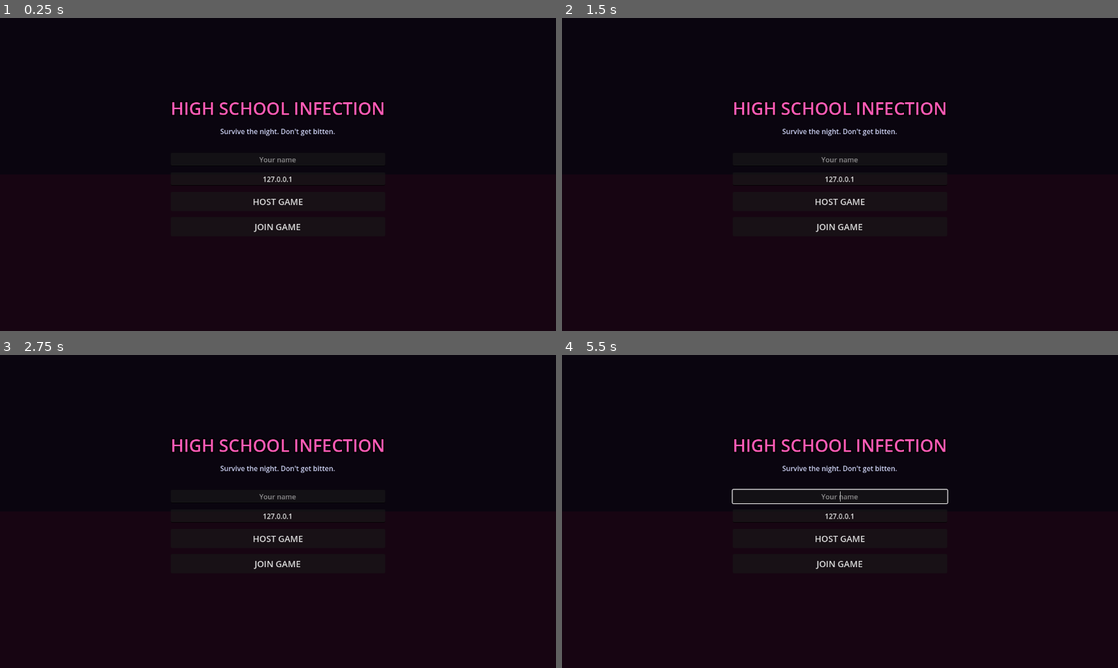
Above: before the commit, frames 1-4 (two rows, left to right).
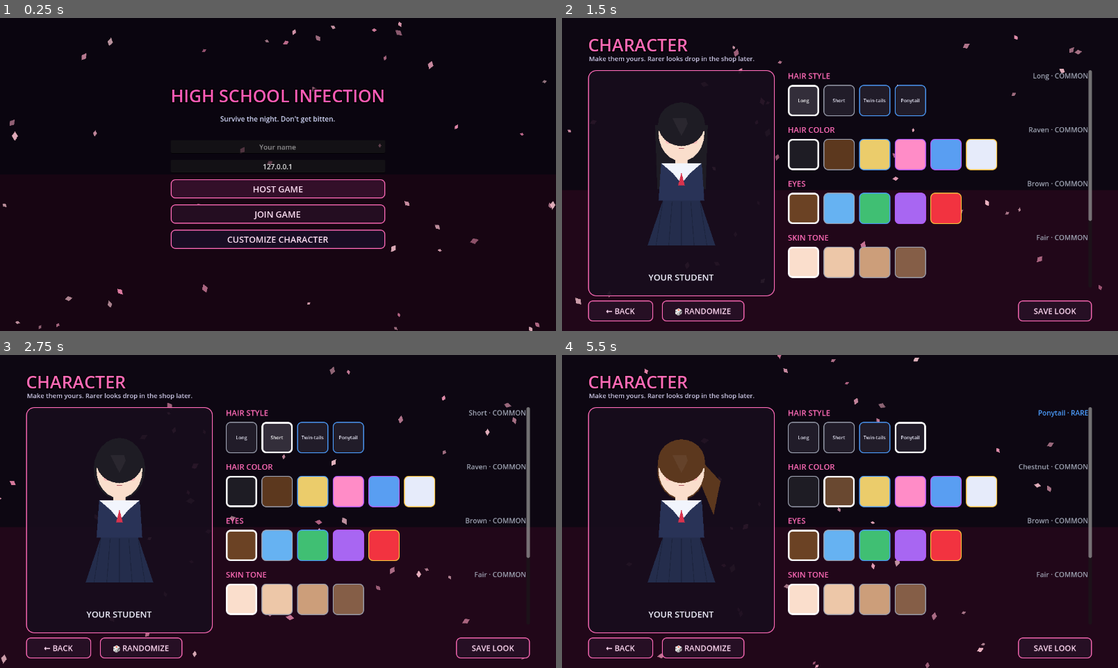
Above: after the commit, the same moments.

Repository: starimpactcontacts-netizen/Highschoolinfection
Game: Godot game, scene res://scenes/main_menu.tscn
Same seed, same stepped clock (60 frames per second), same inputs: the game is played once before the commit and once after it.
Inputs (mouse positions are in pixels of both pictures, inside the frame that each line leads up to):
- Up to frame 1 (0.25 s): no input
- Up to frame 2 (1.5 s): click (840, 240) at 0.5 s, where only the run after the commit has a clickable "CUSTOMIZE CHARACTER"; click (801, 99) at 1.25 s, where only the run after the commit has a clickable "Long"
- Up to frame 3 (2.75 s): click (278, 436) at 2 s, where only the run after the commit has a clickable "Short"
- Up to frame 4 (5.5 s): click (873, 436) at 2.75 s, where only the run after the commit has a clickable "Twin-tails"; click (912, 436) at 3.5 s, where only the run after the commit has a clickable "Ponytail"; click (801, 492) at 4.27 s; click (840, 492) at 5.02 s

The runs differ from the first frame. In frame 1, 6.0% of the frame differs, in the area x 0-100%, y 1-100%; in frame 2, 17%; in frame 3, 17%; in frame 4, 18%, in the area x 4-96%, y 0-100%.

Commit message:
Add Yandere-style main menu + character customization UI
Proof that we can build the full Yandere Simulator UI look in Godot:

- Procedural falling sakura petals overlay (scripts/petals.gd), reused on the
  menu and customization screens. No textures — pure code.
- Pink/magenta styled title menu with a new CUSTOMIZE CHARACTER entry.
- Full character customization screen (scenes/customization.tscn):
  * Live preview doll drawn entirely in code (scripts/char_preview.gd) that
    recolors and reshapes instantly as cosmetics change.
  * Categories: hair style, hair color, eyes, skin, uniform, accessory.
  * Rarity-bordered swatches (Common/Rare/Epic/Legendary) — the data model
    the cosmetics shop and monetization will build on.
  * Randomize + save, scrollable catalog, per-category selection readout.
- Cosmetics autoload (scripts/cosmetics.gd) holds the catalog + current look,
  persisting across screens so it can later drive the in-game character.

Co-Authored-By: Claude Haiku 4.5 <noreply@anthropic.com>
Claude-Session: https://claude.ai/code/session_01J1htevseaP2AvAZpcAnZSx

Diff:
--- a/project.godot
+++ b/project.godot
@@ -15,6 +15,7 @@
 
 Net="*res://scripts/net.gd"
 SFX="*res://scripts/audio.gd"
+Cosmetics="*res://scripts/cosmetics.gd"
 
 [display]
 
--- /dev/null
+++ b/scenes/customization.tscn
@@ -0,0 +1,10 @@
+[gd_scene load_steps=2 format=3 uid="uid://bhscustom0001"]
+
+[ext_resource type="Script" path="res://scripts/customization.gd" id="1"]
+
+[node name="Customization" type="Control"]
+layout_mode = 3
+anchors_preset = 15
+anchor_right = 1.0
+anchor_bottom = 1.0
+script = ExtResource("1")
--- a/scenes/main_menu.tscn
+++ b/scenes/main_menu.tscn
@@ -77,6 +77,12 @@
 theme_override_font_sizes/font_size = 20
 text = "JOIN GAME"
 
+[node name="CustomizeButton" type="Button" parent="Center/Box"]
+layout_mode = 2
+custom_minimum_size = Vector2(0, 44)
+theme_override_font_sizes/font_size = 20
+text = "CUSTOMIZE CHARACTER"
+
 [node name="Info" type="Label" parent="Center/Box"]
 layout_mode = 2
 theme_override_colors/font_color = Color(1, 0.55, 0.8, 1)
--- /dev/null
+++ b/scripts/char_preview.gd
@@ -0,0 +1,195 @@
+extends Control
+class_name CharPreview
+## Draws a stylized anime schoolgirl entirely from code (no art assets), tinted
+## and reshaped live from the current Cosmetics selection. This is the preview
+## doll on the customization screen — call refresh() after any selection change.
+## Proves we can drive a rich, data-bound character view purely from UI state.
+
+func refresh() -> void:
+	queue_redraw()
+
+func _draw() -> void:
+	var w := size.x
+	var h := size.y
+	var cx := w * 0.5
+
+	var skin := Cosmetics.get_color("skin")
+	var hair := Cosmetics.get_color("hair_color")
+	var eyes := Cosmetics.get_color("eyes")
+	var uniform := Cosmetics.get_color("uniform")
+	var style := Cosmetics.get_style()
+	var acc := Cosmetics.get_accessory()
+	var collar := Color(0.95, 0.96, 0.99)
+
+	# Vertical anchors scaled to the box.
+	var head_cy := h * 0.30
+	var head_r := h * 0.15
+	var head_rx := head_r * 0.82
+
+	# ---- Back hair (behind everything) ----
+	_draw_back_hair(cx, head_cy, head_rx, head_r, h, style, hair)
+
+	# ---- Skirt ----
+	var skirt_top := h * 0.66
+	var skirt_bot := h * 0.90
+	var skirt := PackedVector2Array([
+		Vector2(cx - w * 0.11, skirt_top),
+		Vector2(cx + w * 0.11, skirt_top),
+		Vector2(cx + w * 0.20, skirt_bot),
+		Vector2(cx - w * 0.20, skirt_bot),
+	])
+	draw_colored_polygon(skirt, uniform.darkened(0.12))
+	# Skirt pleats
+	for i in range(-2, 3):
+		var fx := cx + i * w * 0.055
+		draw_line(Vector2(fx, skirt_top + 2), Vector2(fx + i * w * 0.02, skirt_bot),
+			uniform.darkened(0.3), 1.5)
+
+	# ---- Torso / sailor uniform ----
+	var torso_top := h * 0.46
+	var torso := PackedVector2Array([
+		Vector2(cx - w * 0.12, torso_top),
+		Vector2(cx + w * 0.12, torso_top),
+		Vector2(cx + w * 0.135, skirt_top),
+		Vector2(cx - w * 0.135, skirt_top),
+	])
+	draw_colored_polygon(torso, uniform)
+
+	# ---- Neck ----
+	draw_rect(Rect2(cx - w * 0.035, head_cy + head_r * 0.72, w * 0.07, h * 0.06), skin)
+
+	# ---- Sailor collar ----
+	var collar_pts := PackedVector2Array([
+		Vector2(cx - w * 0.12, torso_top),
+		Vector2(cx + w * 0.12, torso_top),
+		Vector2(cx + w * 0.05, torso_top + h * 0.055),
+		Vector2(cx, torso_top + h * 0.11),
+		Vector2(cx - w * 0.05, torso_top + h * 0.055),
+	])
+	draw_colored_polygon(collar_pts, collar)
+	# Neckerchief
+	draw_colored_polygon(PackedVector2Array([
+		Vector2(cx, torso_top + h * 0.05),
+		Vector2(cx - w * 0.02, torso_top + h * 0.12),
+		Vector2(cx + w * 0.02, torso_top + h * 0.12),
+	]), Color(0.85, 0.20, 0.30))
+
+	# ---- Head ----
+	_draw_ellipse(Vector2(cx, head_cy), head_rx, head_r, skin)
+	# Cheek blush
+	draw_circle(Vector2(cx - head_rx * 0.55, head_cy + head_r * 0.25), head_r * 0.13,
+		Color(1.0, 0.6, 0.65, 0.5))
+	draw_circle(Vector2(cx + head_rx * 0.55, head_cy + head_r * 0.25), head_r * 0.13,
+		Color(1.0, 0.6, 0.65, 0.5))
+
+	# ---- Eyes ----
+	var eye_dy := head_cy + head_r * 0.05
+	var eye_dx := head_rx * 0.45
+	for s in [-1.0, 1.0]:
+		var ec := Vector2(cx + s * eye_dx, eye_dy)
+		_draw_ellipse(ec, head_rx * 0.22, head_r * 0.28, Color(0.99, 0.99, 1.0))
+		_draw_ellipse(ec, head_rx * 0.18, head_r * 0.24, eyes)          # iris
+		draw_circle(ec, head_rx * 0.09, Color(0.08, 0.05, 0.08))        # pupil
+		draw_circle(ec + Vector2(-head_rx * 0.05, -head_r * 0.08),
+			head_rx * 0.05, Color(1, 1, 1, 0.9))                        # highlight
+	# Mouth
+	draw_line(Vector2(cx - head_rx * 0.12, head_cy + head_r * 0.55),
+		Vector2(cx + head_rx * 0.12, head_cy + head_r * 0.55),
+		Color(0.7, 0.35, 0.4), 2.0)
+
+	# ---- Front bangs ----
+	_draw_bangs(cx, head_cy, head_rx, head_r, hair)
+
+	# ---- Accessory ----
+	_draw_accessory(cx, head_cy, head_rx, head_r, eye_dx, eye_dy, acc)
+
+func _draw_back_hair(cx: float, head_cy: float, head_rx: float, head_r: float,
+		h: float, style: String, hair: Color) -> void:
+	match style:
+		"long":
+			draw_colored_polygon(PackedVector2Array([
+				Vector2(cx - head_rx * 1.15, head_cy - head_r * 0.3),
+				Vector2(cx + head_rx * 1.15, head_cy - head_r * 0.3),
+				Vector2(cx + head_rx * 1.05, head_cy + h * 0.30),
+				Vector2(cx - head_rx * 1.05, head_cy + h * 0.30),
+			]), hair)
+		"short":
+			_draw_ellipse(Vector2(cx, head_cy - head_r * 0.05),
+				head_rx * 1.12, head_r * 1.1, hair)
+		"twin":
+			_draw_ellipse(Vector2(cx, head_cy), head_rx * 1.05, head_r * 1.05, hair)
+			for s in [-1.0, 1.0]:
+				draw_colored_polygon(PackedVector2Array([
+					Vector2(cx + s * head_rx * 0.9, head_cy - head_r * 0.2),
+					Vector2(cx + s * head_rx * 1.6, head_cy + head_r * 0.1),
+					Vector2(cx + s * head_rx * 1.4, head_cy + h * 0.26),
+					Vector2(cx + s * head_rx * 0.85, head_cy + h * 0.24),
+				]), hair)
+		"pony":
+			_draw_ellipse(Vector2(cx, head_cy), head_rx * 1.05, head_r * 1.05, hair)
+			draw_colored_polygon(PackedVector2Array([
+				Vector2(cx + head_rx * 0.8, head_cy - head_r * 0.4),
+				Vector2(cx + head_rx * 1.7, head_cy + head_r * 0.4),
+				Vector2(cx + head_rx * 1.4, head_cy + h * 0.24),
+				Vector2(cx + head_rx * 0.7, head_cy + head_r * 0.2),
+			]), hair)
+
+func _draw_bangs(cx: float, head_cy: float, head_rx: float, head_r: float,
+		hair: Color) -> void:
+	# Crown cap
+	_draw_ellipse(Vector2(cx, head_cy - head_r * 0.32), head_rx * 1.02,
+		head_r * 0.78, hair)
+	# Three spiky bang tufts framing the forehead
+	draw_colored_polygon(PackedVector2Array([
+		Vector2(cx - head_rx * 0.95, head_cy - head_r * 0.5),
+		Vector2(cx - head_rx * 0.2, head_cy - head_r * 0.55),
+		Vector2(cx - head_rx * 0.45, head_cy + head_r * 0.15),
+	]), hair)
+	draw_colored_polygon(PackedVector2Array([
+		Vector2(cx - head_rx * 0.4, head_cy - head_r * 0.55),
+		Vector2(cx + head_rx * 0.4, head_cy - head_r * 0.55),
+		Vector2(cx, head_cy + head_r * 0.1),
+	]), hair.lightened(0.05))
+	draw_colored_polygon(PackedVector2Array([
+		Vector2(cx + head_rx * 0.95, head_cy - head_r * 0.5),
+		Vector2(cx + head_rx * 0.2, head_cy - head_r * 0.55),
+		Vector2(cx + head_rx * 0.45, head_cy + head_r * 0.15),
+	]), hair)
+
+func _draw_accessory(cx: float, head_cy: float, head_rx: float, head_r: float,
+		eye_dx: float, eye_dy: float, acc: String) -> void:
+	match acc:
+		"bow":
+			var by := head_cy - head_r * 0.78
+			var bx := cx + head_rx * 0.55
+			var bow := Color(0.90, 0.25, 0.45)
+			draw_colored_polygon(PackedVector2Array([
+				Vector2(bx, by), Vector2(bx - head_rx * 0.4, by - head_r * 0.2),
+				Vector2(bx - head_rx * 0.4, by + head_r * 0.2)]), bow)
+			draw_colored_polygon(PackedVector2Array([
+				Vector2(bx, by), Vector2(bx + head_rx * 0.4, by - head_r * 0.2),
+				Vector2(bx + head_rx * 0.4, by + head_r * 0.2)]), bow)
+			draw_circle(Vector2(bx, by), head_rx * 0.1, bow.darkened(0.2))
+		"glasses":
+			for s in [-1.0, 1.0]:
+				var ec := Vector2(cx + s * eye_dx, eye_dy)
+				draw_arc(ec, head_rx * 0.3, 0, TAU, 20, Color(0.15, 0.15, 0.18), 2.5)
+			draw_line(Vector2(cx - eye_dx + head_rx * 0.28, eye_dy),
+				Vector2(cx + eye_dx - head_rx * 0.28, eye_dy),
+				Color(0.15, 0.15, 0.18), 2.5)
+		"headphones":
+			draw_arc(Vector2(cx, head_cy - head_r * 0.15), head_rx * 1.15,
+				PI * 0.85, PI * 0.15, 24, Color(0.12, 0.12, 0.15), 6.0)
+			for s in [-1.0, 1.0]:
+				draw_circle(Vector2(cx + s * head_rx * 1.1, head_cy + head_r * 0.1),
+					head_rx * 0.22, Color(0.85, 0.2, 0.4))
+		"mask":
+			draw_rect(Rect2(cx - head_rx * 0.6, head_cy + head_r * 0.35,
+				head_rx * 1.2, head_r * 0.55), Color(0.90, 0.92, 0.96))
+
+func _draw_ellipse(center: Vector2, rx: float, ry: float, color: Color) -> void:
+	var pts := PackedVector2Array()
+	for i in range(24):
+		var a := TAU * float(i) / 24.0
+		pts.append(center + Vector2(cos(a) * rx, sin(a) * ry))
+	draw_colored_polygon(pts, color)
--- /dev/null
+++ b/scripts/cosmetics.gd
@@ -0,0 +1,98 @@
+extends Node
+## Global cosmetics catalog + the local player's current look.
+## Autoloaded as "Cosmetics". This is the backbone for character customization
+## and, later, the cosmetics shop / monetization: every item carries a rarity
+## and (eventually) a price. The customization screen reads/writes `selection`,
+## and the in-game player will tint its mesh from get_color() calls.
+
+# Rarity → accent color (Fortnite-style tiers for the shop).
+const RARITY := {
+	"Common":    Color(0.62, 0.64, 0.70),
+	"Rare":      Color(0.30, 0.62, 1.00),
+	"Epic":      Color(0.72, 0.36, 1.00),
+	"Legendary": Color(1.00, 0.78, 0.24),
+}
+
+# Each category holds a list of items. Items carry a display name, a rarity,
+# and a payload the preview understands (a color, or a style/shape id).
+var catalog := {
+	"hair_style": [
+		{"name": "Long",      "rarity": "Common",    "style": "long"},
+		{"name": "Short",     "rarity": "Common",    "style": "short"},
+		{"name": "Twin-tails","rarity": "Rare",      "style": "twin"},
+		{"name": "Ponytail",  "rarity": "Rare",      "style": "pony"},
+	],
+	"hair_color": [
+		{"name": "Raven",     "rarity": "Common",    "color": Color(0.12, 0.11, 0.14)},
+		{"name": "Chestnut",  "rarity": "Common",    "color": Color(0.36, 0.22, 0.12)},
+		{"name": "Blonde",    "rarity": "Rare",      "color": Color(0.92, 0.80, 0.42)},
+		{"name": "Sakura",    "rarity": "Epic",      "color": Color(1.00, 0.55, 0.78)},
+		{"name": "Ocean",     "rarity": "Epic",      "color": Color(0.35, 0.62, 0.95)},
+		{"name": "Ghost",     "rarity": "Legendary", "color": Color(0.90, 0.92, 0.98)},
+	],
+	"eyes": [
+		{"name": "Brown",     "rarity": "Common",    "color": Color(0.42, 0.26, 0.14)},
+		{"name": "Sky",       "rarity": "Common",    "color": Color(0.40, 0.70, 0.95)},
+		{"name": "Emerald",   "rarity": "Rare",      "color": Color(0.25, 0.75, 0.45)},
+		{"name": "Amethyst",  "rarity": "Epic",      "color": Color(0.66, 0.40, 0.95)},
+		{"name": "Yandere",   "rarity": "Legendary", "color": Color(0.95, 0.20, 0.25)},
+	],
+	"skin": [
+		{"name": "Fair",      "rarity": "Common",    "color": Color(0.98, 0.87, 0.80)},
+		{"name": "Warm",      "rarity": "Common",    "color": Color(0.93, 0.78, 0.66)},
+		{"name": "Tan",       "rarity": "Common",    "color": Color(0.80, 0.62, 0.48)},
+		{"name": "Deep",      "rarity": "Common",    "color": Color(0.52, 0.37, 0.28)},
+	],
+	"uniform": [
+		{"name": "Navy",      "rarity": "Common",    "color": Color(0.16, 0.20, 0.34)},
+		{"name": "Noir",      "rarity": "Common",    "color": Color(0.10, 0.10, 0.12)},
+		{"name": "Crimson",   "rarity": "Rare",      "color": Color(0.55, 0.12, 0.16)},
+		{"name": "Mint",      "rarity": "Epic",      "color": Color(0.40, 0.70, 0.58)},
+		{"name": "Royal",     "rarity": "Legendary", "color": Color(0.35, 0.20, 0.62)},
+	],
+	"accessory": [
+		{"name": "None",      "rarity": "Common",    "acc": "none"},
+		{"name": "Ribbon",    "rarity": "Rare",      "acc": "bow"},
+		{"name": "Glasses",   "rarity": "Rare",      "acc": "glasses"},
+		{"name": "Headset",   "rarity": "Epic",      "acc": "headphones"},
+		{"name": "Mask",      "rarity": "Legendary", "acc": "mask"},
+	],
+}
+
+# Ordered list of categories as the UI should present them.
+const CATEGORY_ORDER := ["hair_style", "hair_color", "eyes", "skin", "uniform", "accessory"]
+const CATEGORY_LABEL := {
+	"hair_style": "HAIR STYLE",
+	"hair_color": "HAIR COLOR",
+	"eyes":       "EYES",
+	"skin":       "SKIN TONE",
+	"uniform":    "UNIFORM",
+	"accessory":  "ACCESSORY",
+}
+
+# Currently selected index per category.
+var selection := {
+	"hair_style": 0,
+	"hair_color": 0,
+	"eyes":       0,
+	"skin":       0,
+	"uniform":    0,
+	"accessory":  0,
+}
+
+func item(category: String) -> Dictionary:
+	var list: Array = catalog[category]
+	var idx: int = clampi(selection.get(category, 0), 0, list.size() - 1)
+	return list[idx]
+
+func get_color(category: String) -> Color:
+	return item(category).get("color", Color.WHITE)
+
+func get_style() -> String:
+	return item("hair_style").get("style", "long")
+
+func get_accessory() -> String:
+	return item("accessory").get("acc", "none")
+
+func rarity_color(rarity: String) -> Color:
+	return RARITY.get(rarity, Color.GRAY)
--- /dev/null
+++ b/scripts/customization.gd
@@ -0,0 +1,220 @@
+extends Control
+## Character customization screen — the UI proof.
+## Left: a live preview doll driven by the Cosmetics selection.
+## Right: one section per category, each a row of rarity-bordered swatches.
+## Everything is built in code so it renders identically no matter the editor.
+
+const PINK := Color(1.0, 0.42, 0.72)
+const PANEL_BG := Color(0.09, 0.05, 0.11, 0.92)
+
+var _preview: CharPreview
+var _swatches := {}       # category -> Array[Button]
+var _readouts := {}       # category -> Label (selected item name)
+
+func _ready() -> void:
+	Input.mouse_mode = Input.MOUSE_MODE_VISIBLE
+	set_anchors_preset(Control.PRESET_FULL_RECT)
+	_build_background()
+	add_child(preload("res://scripts/petals.gd").new())
+	_build_title()
+	_build_preview_panel()
+	_build_catalog_panel()
+	_build_bottom_bar()
+
+# ---------- background ----------
+
+func _build_background() -> void:
+	var bg := ColorRect.new()
+	bg.set_anchors_preset(Control.PRESET_FULL_RECT)
+	bg.color = Color(0.05, 0.03, 0.07)
+	bg.mouse_filter = Control.MOUSE_FILTER_IGNORE
+	add_child(bg)
+	var glow := ColorRect.new()
+	glow.set_anchors_preset(Control.PRESET_FULL_RECT)
+	glow.anchor_top = 0.55
+	glow.color = Color(0.13, 0.03, 0.10)
+	glow.mouse_filter = Control.MOUSE_FILTER_IGNORE
+	add_child(glow)
+
+func _build_title() -> void:
+	var t := Label.new()
+	t.text = "CHARACTER"
+	t.add_theme_font_size_override("font_size", 40)
+	t.add_theme_color_override("font_color", PINK)
+	t.add_theme_color_override("font_outline_color", Color.BLACK)
+	t.add_theme_constant_override("outline_size", 8)
+	t.position = Vector2(60, 34)
+	add_child(t)
+	var sub := Label.new()
+	sub.text = "Make them yours. Rarer looks drop in the shop later."
+	sub.add_theme_font_size_override("font_size", 15)
+	sub.add_theme_color_override("font_color", Color(0.82, 0.8, 0.92))
+	sub.position = Vector2(62, 82)
+	add_child(sub)
+
+# ---------- left: live preview doll ----------
+
+func _build_preview_panel() -> void:
+	var panel := Panel.new()
+	panel.position = Vector2(60, 120)
+	panel.size = Vector2(430, 520)
+	panel.add_theme_stylebox_override("panel", _panel_style(PANEL_BG, PINK, 2, 18))
+	add_child(panel)
+
+	_preview = CharPreview.new()
+	_preview.position = Vector2(20, 16)
+	_preview.size = Vector2(390, 430)
+	_preview.mouse_filter = Control.MOUSE_FILTER_IGNORE
+	panel.add_child(_preview)
+
+	# Little floor shadow under the doll.
+	var name_lbl := Label.new()
+	name_lbl.text = "YOUR STUDENT"
+	name_lbl.add_theme_font_size_override("font_size", 20)
+	name_lbl.add_theme_color_override("font_color", Color(0.95, 0.95, 1.0))
+	name_lbl.horizontal_alignment = HORIZONTAL_ALIGNMENT_CENTER
+	name_lbl.position = Vector2(20, 462)
+	name_lbl.size = Vector2(390, 26)
+	panel.add_child(name_lbl)
+
+# ---------- right: scrollable catalog ----------
+
+func _build_catalog_panel() -> void:
+	var scroll := ScrollContainer.new()
+	scroll.position = Vector2(520, 120)
+	scroll.size = Vector2(700, 500)
+	scroll.horizontal_scroll_mode = ScrollContainer.SCROLL_MODE_DISABLED
+	add_child(scroll)
+
+	var col := VBoxContainer.new()
+	col.size_flags_horizontal = Control.SIZE_EXPAND_FILL
+	col.custom_minimum_size = Vector2(684, 0)
+	col.add_theme_constant_override("separation", 18)
+	scroll.add_child(col)
+
+	for category in Cosmetics.CATEGORY_ORDER:
+		col.add_child(_build_category_section(category))
+
+func _build_category_section(category: String) -> Control:
+	var section := VBoxContainer.new()
+	section.add_theme_constant_override("separation", 8)
+
+	# Header: CATEGORY  ............  Selected Item (rarity-colored)
+	var header := HBoxContainer.new()
+	var label := Label.new()
+	label.text = Cosmetics.CATEGORY_LABEL[category]
+	label.add_theme_font_size_override("font_size", 18)
+	label.add_theme_color_override("font_color", PINK)
+	header.add_child(label)
+	var spacer := Control.new()
+	spacer.size_flags_horizontal = Control.SIZE_EXPAND_FILL
+	header.add_child(spacer)
+	var readout := Label.new()
+	readout.add_theme_font_size_override("font_size", 16)
+	header.add_child(readout)
+	_readouts[category] = readout
+	section.add_child(header)
+
+	# Swatch row (wraps).
+	var flow := HFlowContainer.new()
+	flow.add_theme_constant_override("h_separation", 10)
+	flow.add_theme_constant_override("v_separation", 10)
+	var buttons: Array[Button] = []
+	var items: Array = Cosmetics.catalog[category]
+	for i in range(items.size()):
+		var b := _make_swatch(category, i, items[i])
+		buttons.append(b)
+		flow.add_child(b)
+	_swatches[category] = buttons
+	section.add_child(flow)
+
+	_refresh_category(category)
+	return section
+
+func _make_swatch(category: String, index: int, item: Dictionary) -> Button:
+	var b := Button.new()
+	b.custom_minimum_size = Vector2(72, 72)
+	b.tooltip_text = "%s — %s" % [item["name"], item["rarity"]]
+	b.focus_mode = Control.FOCUS_NONE
+	# Color items show the color; style/accessory items show their name.
+	if not item.has("color"):
+		b.text = item["name"]
+		b.add_theme_font_size_override("font_size", 11)
+	b.pressed.connect(_on_swatch_pressed.bind(category, index))
+	return b
+
+# ---------- selection ----------
+
+func _on_swatch_pressed(category: String, index: int) -> void:
+	Cosmetics.selection[category] = index
+	_refresh_category(category)
+	_preview.refresh()
+
+func _refresh_category(category: String) -> void:
+	var items: Array = Cosmetics.catalog[category]
+	var sel: int = Cosmetics.selection[category]
+	var buttons: Array = _swatches[category]
+	for i in range(buttons.size()):
+		_style_swatch(buttons[i], items[i], i == sel)
+	var item: Dictionary = items[sel]
+	var r := Cosmetics.rarity_color(item["rarity"])
+	var out: Label = _readouts[category]
+	out.text = "%s · %s" % [item["name"], item["rarity"].to_upper()]
+	out.add_theme_color_override("font_color", r)
+
+func _style_swatch(b: Button, item: Dictionary, selected: bool) -> void:
+	var rarity := Cosmetics.rarity_color(item["rarity"])
+	var bg: Color = item.get("color", Color(0.13, 0.11, 0.16))
+	var border := rarity if not selected else Color(1, 1, 1)
+	var width := 4 if selected else 2
+	for state in ["normal", "hover", "pressed", "focus"]:
+		var use_bg := bg.lightened(0.08) if state == "hover" else bg
+		b.add_theme_stylebox_override(state, _panel_style(use_bg, border, width, 10))
+	# Text color for name-based swatches: readable over dark bg.
+	if not item.has("color"):
+		b.add_theme_color_override("font_color", Color(0.92, 0.92, 0.98))
+		b.add_theme_color_override("font_hover_color", Color(1, 1, 1))
+		b.add_theme_color_override("font_pressed_color", Color(1, 1, 1))
+
+# ---------- bottom bar ----------
+
+func _build_bottom_bar() -> void:
+	var back := _make_button("← BACK", Vector2(60, 650), Vector2(150, 48))
+	back.pressed.connect(func(): get_tree().change_scene_to_file("res://scenes/main_menu.tscn"))
+	add_child(back)
+
+	var rand := _make_button("🎲 RANDOMIZE", Vector2(230, 650), Vector2(190, 48))
+	rand.pressed.connect(_on_randomize)
+	add_child(rand)
+
+	var done := _make_button("SAVE LOOK", Vector2(1050, 650), Vector2(170, 48))
+	done.pressed.connect(func(): get_tree().change_scene_to_file("res://scenes/main_menu.tscn"))
+	add_child(done)
+
+func _on_randomize() -> void:
+	for category in Cosmetics.CATEGORY_ORDER:
+		var n: int = Cosmetics.catalog[category].size()
+		Cosmetics.selection[category] = randi() % n
+		_refresh_category(category)
+	_preview.refresh()
+
+func _make_button(text: String, pos: Vector2, sz: Vector2) -> Button:
+	var b := Button.new()
+	b.text = text
+	b.position = pos
+	b.size = sz
+	b.add_theme_font_size_override("font_size", 18)
+	b.add_theme_stylebox_override("normal", _panel_style(Color(0.15, 0.06, 0.14), PINK, 2, 10))
+	b.add_theme_stylebox_override("hover", _panel_style(Color(0.28, 0.09, 0.22), PINK, 2, 10))
+	b.add_theme_stylebox_override("pressed", _panel_style(Color(0.10, 0.04, 0.10), PINK, 2, 10))
+	b.add_theme_color_override("font_color", Color(1, 0.85, 0.95))
+	return b
+
+func _panel_style(bg: Color, border: Color, width: int, radius: int) -> StyleBoxFlat:
+	var sb := StyleBoxFlat.new()
+	sb.bg_color = bg
+	sb.set_border_width_all(width)
+	sb.border_color = border
+	sb.set_corner_radius_all(radius)
+	sb.set_content_margin_all(6)
+	return sb
--- a/scripts/main_menu.gd
+++ b/scripts/main_menu.gd
@@ -1,18 +1,32 @@
 extends Control
-## Title screen: host or join a game.
+## Title screen: host, join, or customize your character.
+
+const PINK := Color(1.0, 0.42, 0.72)
 
 @onready var name_edit: LineEdit = $Center/Box/NameEdit
 @onready var ip_edit: LineEdit = $Center/Box/IpEdit
 @onready var host_button: Button = $Center/Box/HostButton
 @onready var join_button: Button = $Center/Box/JoinButton
+@onready var customize_button: Button = $Center/Box/CustomizeButton
 @onready var info: Label = $Center/Box/Info
 
 func _ready() -> void:
 	Input.mouse_mode = Input.MOUSE_MODE_VISIBLE
 	# In case we came back from a match, drop any old connection.
 	Net.leave()
+
+	# Falling sakura petals, tucked behind the menu box.
+	var petals := preload("res://scripts/petals.gd").new()
+	add_child(petals)
+	move_child(petals, 2)
+
 	host_button.pressed.connect(_on_host)
 	join_button.pressed.connect(_on_join)
+	customize_button.pressed.connect(_on_customize)
+
+	_style_button(host_button, Color(0.20, 0.06, 0.16))
+	_style_button(join_button, Color(0.14, 0.05, 0.13))
+	_style_button(customize_button, Color(0.10, 0.05, 0.14))
 
 func _on_host() -> void:
 	Net.my_name = _name_or_default("Host")
@@ -26,6 +40,9 @@
 	if not Net.join_game(_ip()):
 		info.text = "Could not start connection."
 
+func _on_customize() -> void:
+	get_tree().change_scene_to_file("res://scenes/customization.tscn")
+
 func _name_or_default(fallback: String) -> String:
 	var n := name_edit.text.strip_edges()
 	return n if n != "" else fallback
@@ -33,3 +50,18 @@
 func _ip() -> String:
 	var v := ip_edit.text.strip_edges()
 	return v if v != "" else "127.0.0.1"
+
+func _style_button(b: Button, bg: Color) -> void:
+	b.add_theme_color_override("font_color", Color(1, 0.88, 0.96))
+	b.add_theme_stylebox_override("normal", _sb(bg, PINK, 2))
+	b.add_theme_stylebox_override("hover", _sb(bg.lightened(0.12), PINK, 2))
+	b.add_theme_stylebox_override("pressed", _sb(bg.darkened(0.2), PINK, 2))
+
+func _sb(bg: Color, border: Color, width: int) -> StyleBoxFlat:
+	var sb := StyleBoxFlat.new()
+	sb.bg_color = bg
+	sb.set_border_width_all(width)
+	sb.border_color = border
+	sb.set_corner_radius_all(10)
+	sb.set_content_margin_all(8)
+	return sb
--- /dev/null
+++ b/scripts/petals.gd
@@ -0,0 +1,65 @@
+extends Control
+## Falling sakura petals — the signature Yandere Simulator title ambiance.
+## Fully procedural (no textures). Drop this Control over any screen; it ignores
+## mouse input so buttons underneath still work.
+
+const COUNT := 46
+
+class Petal:
+	var pos: Vector2
+	var vel: Vector2
+	var size: float
+	var spin: float
+	var angle: float
+	var tint: Color
+
+var _petals: Array[Petal] = []
+var _rng := RandomNumberGenerator.new()
+
+func _ready() -> void:
+	mouse_filter = Control.MOUSE_FILTER_IGNORE
+	_rng.randomize()
+	set_anchors_preset(Control.PRESET_FULL_RECT)
+	for i in range(COUNT):
+		_petals.append(_new_petal(true))
+
+func _new_petal(anywhere: bool) -> Petal:
+	var vp := get_viewport_rect().size
+	var p := Petal.new()
+	p.pos = Vector2(_rng.randf() * vp.x, (_rng.randf() * vp.y) if anywhere else -20.0)
+	p.vel = Vector2(_rng.randf_range(-22, -6), _rng.randf_range(28, 70))
+	p.size = _rng.randf_range(5.0, 12.0)
+	p.spin = _rng.randf_range(-2.2, 2.2)
+	p.angle = _rng.randf() * TAU
+	var shade := _rng.randf()
+	p.tint = Color(1.0, 0.55 + shade * 0.25, 0.72 + shade * 0.12, _rng.randf_range(0.5, 0.9))
+	return p
+
+func _process(delta: float) -> void:
+	var vp := get_viewport_rect().size
+	for p in _petals:
+		p.pos += p.vel * delta
+		p.angle += p.spin * delta
+		p.pos.x += sin(p.angle) * 14.0 * delta
+		if p.pos.y > vp.y + 20.0 or p.pos.x < -20.0:
+			var np := _new_petal(false)
+			p.pos = np.pos
+			p.vel = np.vel
+			p.size = np.size
+			p.spin = np.spin
+			p.tint = np.tint
+	queue_redraw()
+
+func _draw() -> void:
+	for p in _petals:
+		var s := p.size
+		# A soft 4-point petal (diamond squashed on one axis), rotated.
+		var pts := PackedVector2Array([
+			Vector2(0, -s), Vector2(s * 0.6, 0),
+			Vector2(0, s * 0.85), Vector2(-s * 0.6, 0),
+		])
+		var rot := Transform2D(p.angle, p.pos)
+		var world := PackedVector2Array()
+		for v in pts:
+			world.append(rot * v)
+		draw_colored_polygon(world, p.tint)
